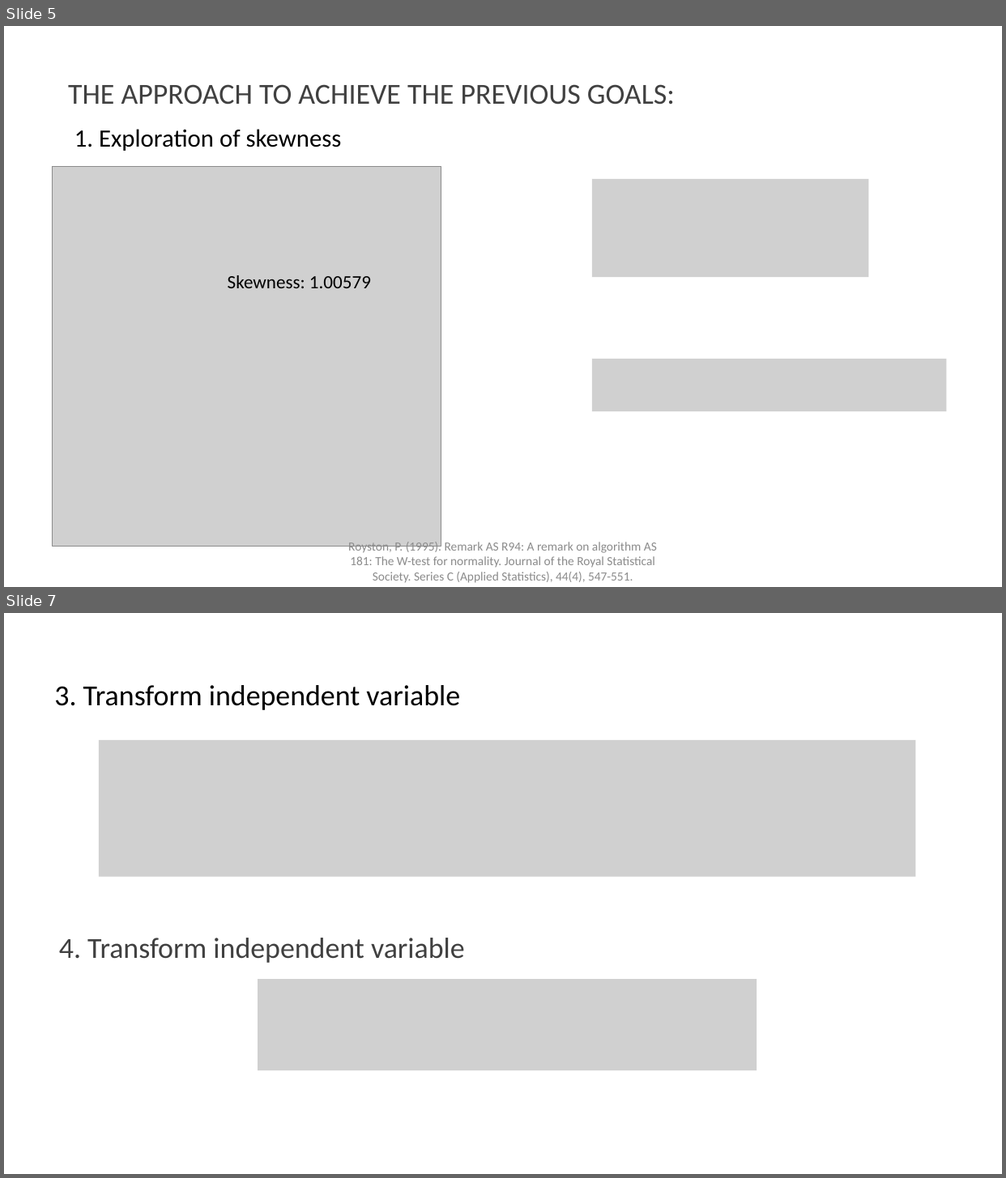
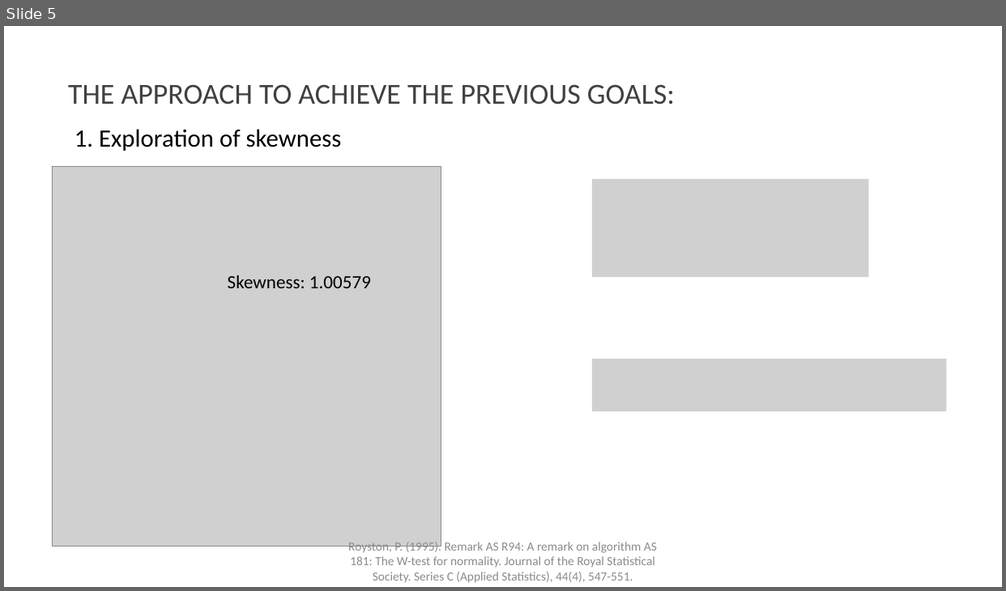
Before and after one commit to gisynw/geog-247, a slide deck: docs/Lectures/Week04/Week04_BivariateRegression_Part02.pptx. Shown one above the other, each under a label of ours: slides 5 and 7 before the commit, slide 5 after it; the slides between them are not shown. The pictures are 1006x1178 and 1006x591 pixels, drawn with LibreOffice and Linux fonts; fonts in the diff are those of the drawing; grey boxes stand for pictures. Boxes give left, top, right and bottom in pixels: in the first picture for what was removed or moved away, otherwise in the second. Text is boxed around its words. In the diff, an @@ line names an element or a change of style, - is before the commit and + after.

```diff
--- a/docs/Lectures/Week04/Week04_BivariateRegression_Part02.pptx
+++ b/docs/Lectures/Week04/Week04_BivariateRegression_Part02.pptx
@@ slide 7 removed at (x1=4, y1=613, x2=1002, y2=1174), background #FFFFFF @@
@@ text removed at (x1=54, y1=685, x2=460, y2=710) @@
-3. Transform independent variable
@@ picture removed at (x1=99, y1=740, x2=917, y2=877) @@
@@ text removed at (x1=59, y1=938, x2=465, y2=963) @@
-4. Transform independent variable
@@ picture removed at (x1=258, y1=979, x2=757, y2=1071) @@
```
Also in this commit, not shown: 1 slide added, 1 other slide removed, 2 other files.
